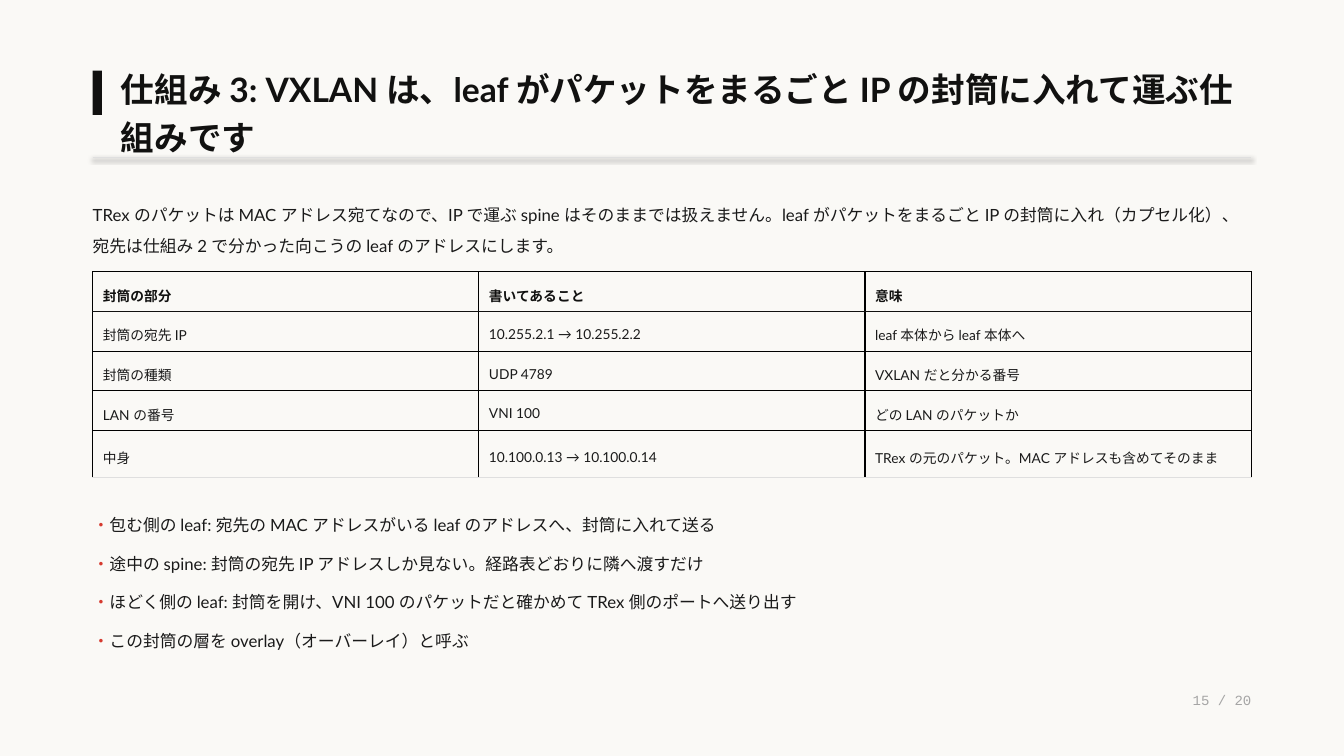
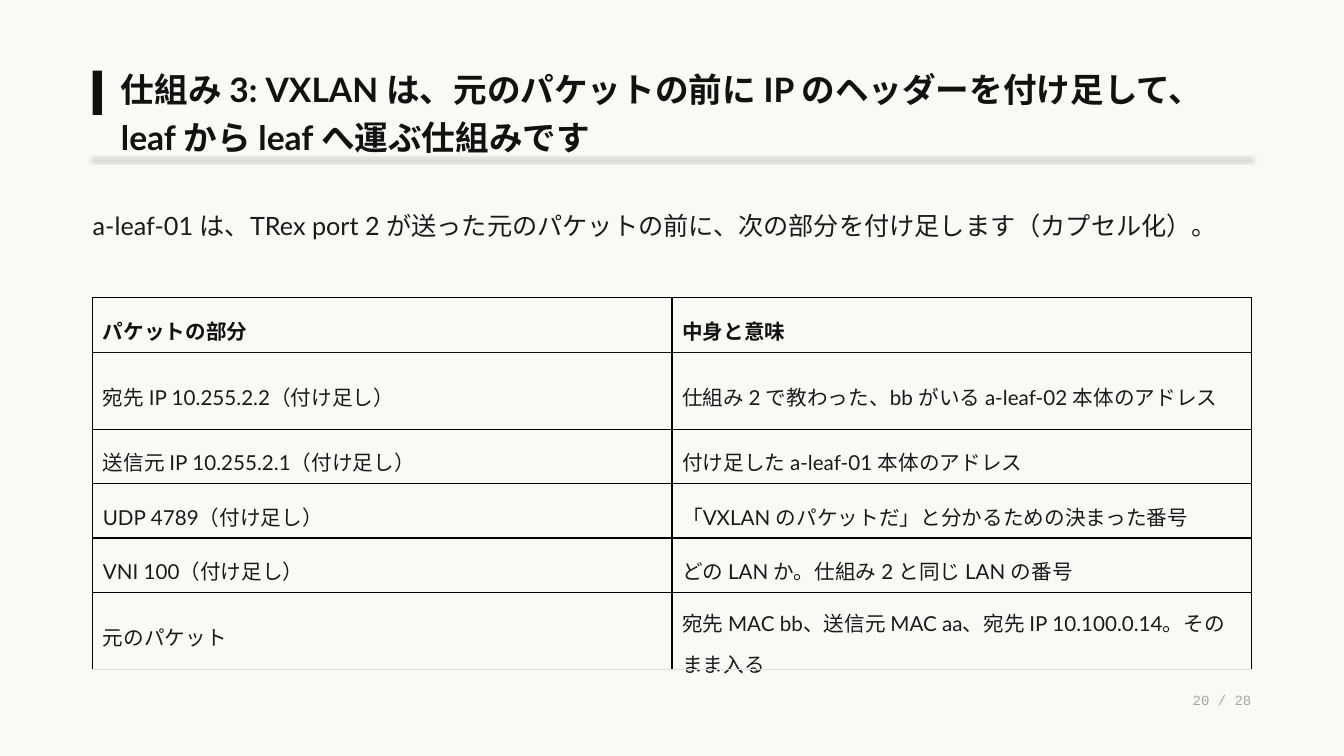
Before and after one commit to eddie-eights/nwc-poc, a slide deck: slide 20 of docs/lab-network-architecter.pptx (slide 15 before the commit). Drawn at 1344x756 pixels with LibreOffice and Linux fonts; fonts in the diff are those of the drawing. Boxes give left, top, right and bottom in pixels: in the first picture for what was removed or moved away, otherwise in the second. Text is boxed around its words. In the diff, an @@ line names an element or a change of style, - is before the commit and + after.

```diff
--- a/docs/lab-network-architecter.pptx
+++ b/docs/lab-network-architecter.pptx
@@ text at (121, 73, 1203, 153): text changed @@
-仕組み 3: VXLAN は、leaf がパケットをまるごと IP の封筒に入れて運ぶ仕組みです
+仕組み 3: VXLAN は、元のパケットの前に IP のヘッダーを付け足して、leaf から leaf へ運ぶ仕組みです
@@ text at (93, 213, 1217, 239): text changed; size 12 to 18 pt @@
-TRex のパケットは MAC アドレス宛てなので、IP で運ぶ spine はそのままでは扱えません。leaf がパケットをまるごと IP の封筒に入れ（カプセル化）、宛先は仕組み 2 で分かった向こうの leaf のアドレスにします。
+a-leaf-01 は、TRex port 2 が送った元のパケットの前に、次の部分を付け足します（カプセル化）。
@@ table at (93, 298, 1252, 678) @@
-封筒の部分 | 書いてあること | 意味
-封筒の宛先 IP | 10.255.2.1 → 10.255.2.2 | leaf 本体から leaf 本体へ
-封筒の種類 | UDP 4789 | VXLAN だと分かる番号
-LAN の番号 | VNI 100 | どの LAN のパケットか
-中身 | 10.100.0.13 → 10.100.0.14 | TRex の元のパケット。MAC アドレスも含めてそのまま
+パケットの部分 | 中身と意味
+宛先 IP 10.255.2.2（付け足し） | 仕組み 2 で教わった、bb がいる a-leaf-02 本体のアドレス
+送信元 IP 10.255.2.1（付け足し） | 付け足した a-leaf-01 本体のアドレス
+UDP 4789（付け足し） | 「VXLAN のパケットだ」と分かるための決まった番号
+VNI 100（付け足し） | どの LAN か。仕組み 2 と同じ LAN の番号
+元のパケット | 宛先 MAC bb、送信元 MAC aa、宛先 IP 10.100.0.14。そのまま入る
@@ table: place and size @@
-table at (93, 272, 1251, 478)
+table at (93, 298, 1252, 678)
@@ text removed at (93, 517, 797, 650) @@
-・包む側の leaf: 宛先の MAC アドレスがいる leaf のアドレスへ、封筒に入れて送る
-・途中の spine: 封筒の宛先 IP アドレスしか見ない。経路表どおりに隣へ渡すだけ
-・ほどく側の leaf: 封筒を開け、VNI 100 のパケットだと確かめて TRex 側のポートへ送り出す
-・この封筒の層を overlay（オーバーレイ）と呼ぶ
@@ text at (1193, 696, 1252, 705): text changed @@
-15 / 20
+20 / 28
```
Also in this commit, not shown: 18 other slides changed, 8 slides added, 1 other file.
